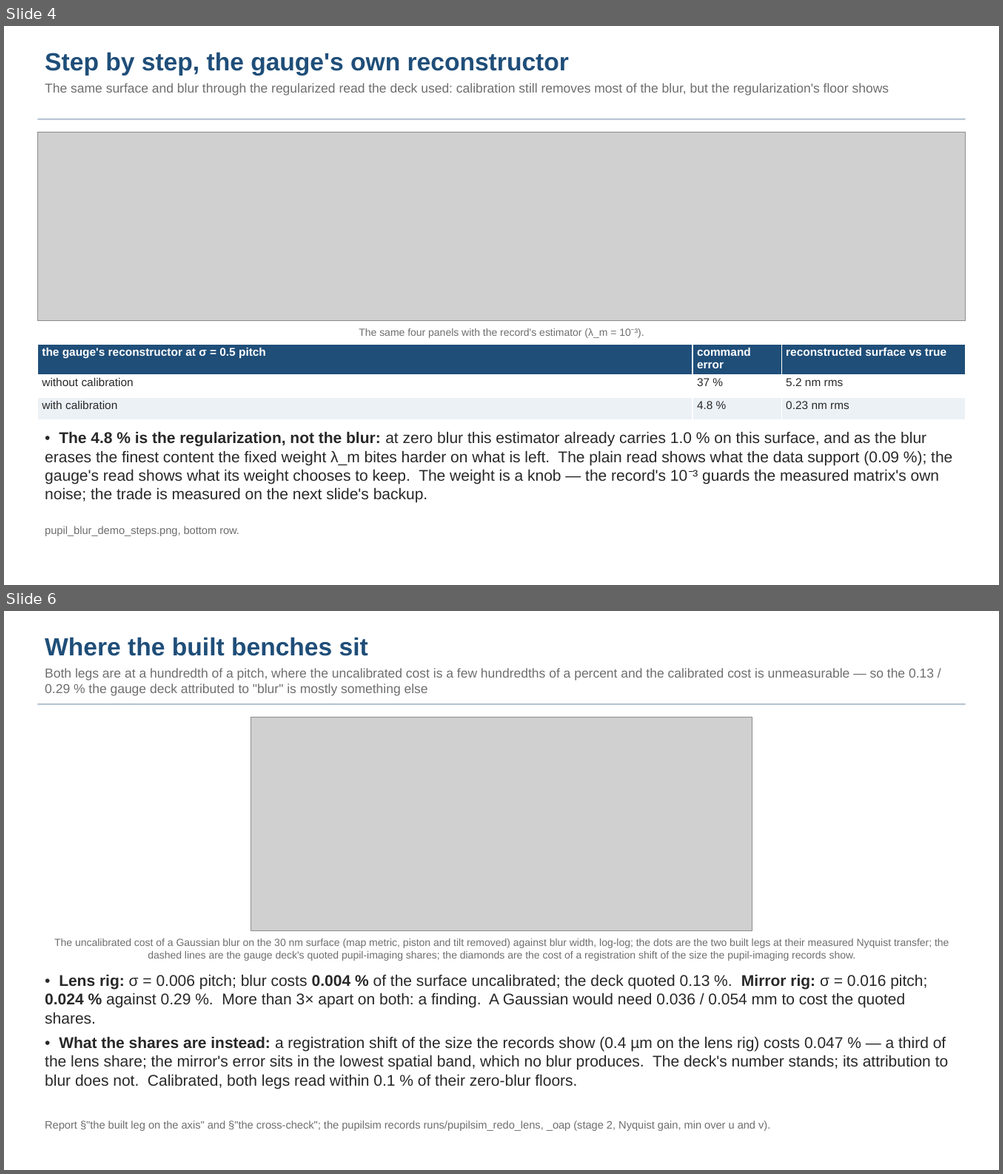
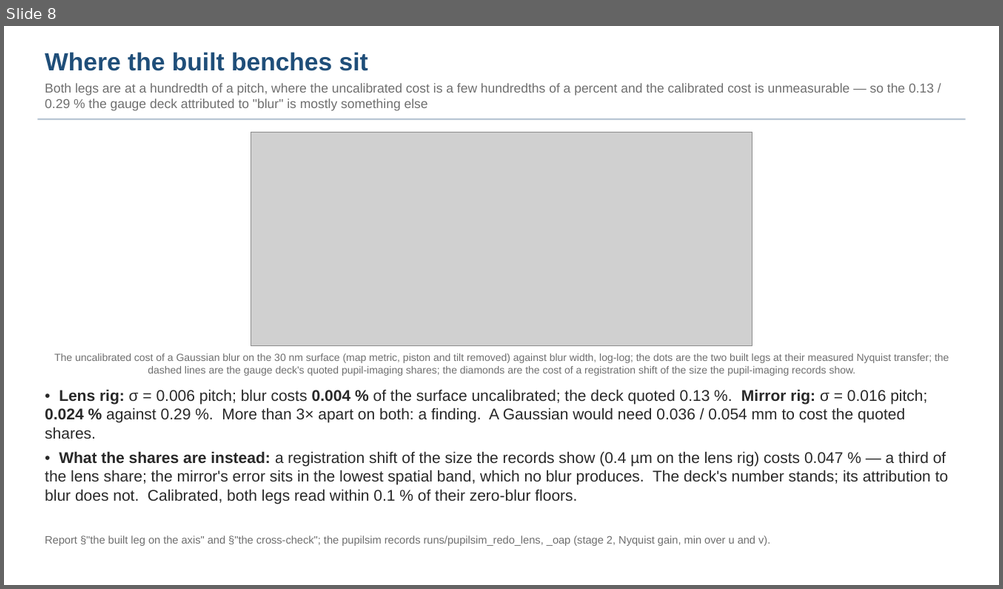
Before and after one commit to nasa-jpl/macos, a slide deck: demo_session/deck_blur.pptx. Shown one above the other, each under a label of ours: slides 4 and 6 before the commit, slide 8 after it; the slides between them are not shown. The pictures are 1003x1174 and 1003x589 pixels, drawn with LibreOffice and Linux fonts; fonts in the diff are those of the drawing; grey boxes stand for pictures. Boxes give left, top, right and bottom in pixels: in the first picture for what was removed or moved away, otherwise in the second. Text is boxed around its words. In the diff, an @@ line names an element or a change of style, - is before the commit and + after.

```diff
--- a/demo_session/deck_blur.pptx
+++ b/demo_session/deck_blur.pptx
@@ slide 4 removed at <box>4,26,999,585</box>, background #FFFFFF @@
@@ text removed at <box>45,52,889,96</box> @@
-Step by step, the gauge's own reconstructor
-The same surface and blur through the regularized read the deck used: calibration still removes most of the blur, but the regularization's floor shows
@@ rectangle removed at <box>37,118,965,120</box> @@
@@ picture removed at <box>37,132,965,321</box> @@
@@ text removed at <box>358,329,644,338</box> @@
-The same four panels with the record's estimator (λ_m = 10⁻³).
@@ table removed at <box>37,345,965,413</box>, 3 rows, 3 columns @@
-the gauge's reconstructor at σ = 0.5 pitch | command error | reconstructed surface vs true
-without calibration | 37 % | 5.2 nm rms
-with calibration | 4.8 % | 0.23 nm rms
@@ text removed at <box>45,432,952,503</box> @@
-• The 4.8 % is the regularization, not the blur: at zero blur this estimator already carries 1.0 % on this surface, and as the blur erases the finest content the fixed weight λ_m bites harder on what is left. The plain read shows what the data support (0.09 %); the gauge's read shows what its weight chooses to keep. The weight is a knob — the record's 10⁻³ guards the measured matrix's own noise; the trade is measured on the next slide's backup.
@@ text removed at <box>45,526,239,537</box> @@
-pupil_blur_demo_steps.png, bottom row.
@@ what was slide 6 is now slide 8 @@
```
Also in this commit, not shown: 6 slides changed, 3 slides added, 7 other files.
